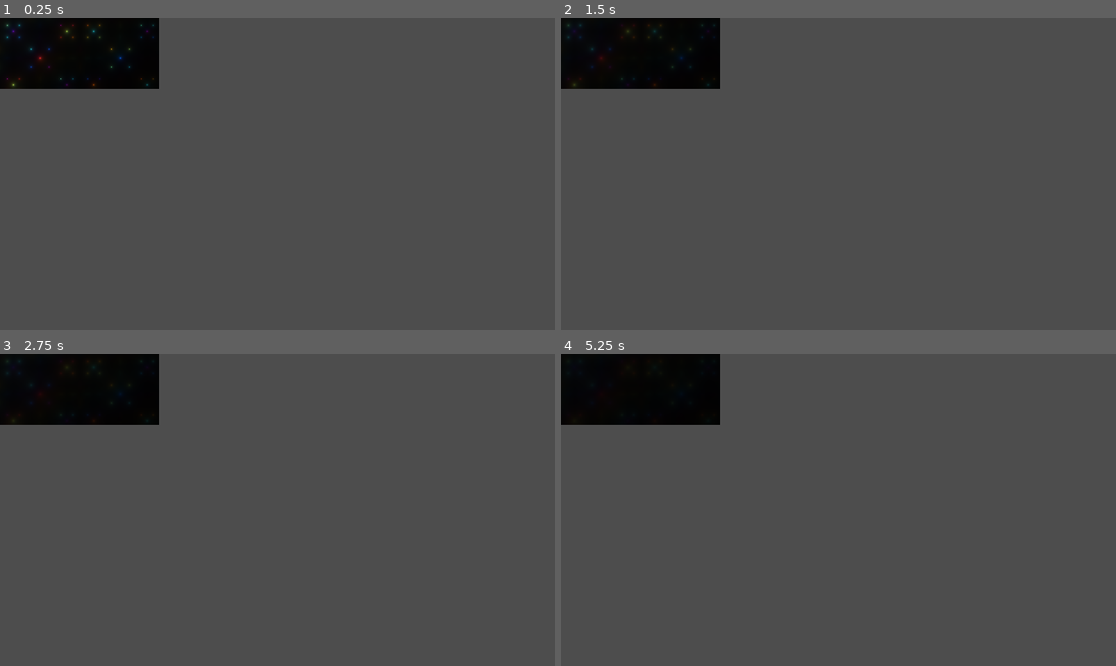
Above: before the commit, frames 1-4 (two rows, left to right).
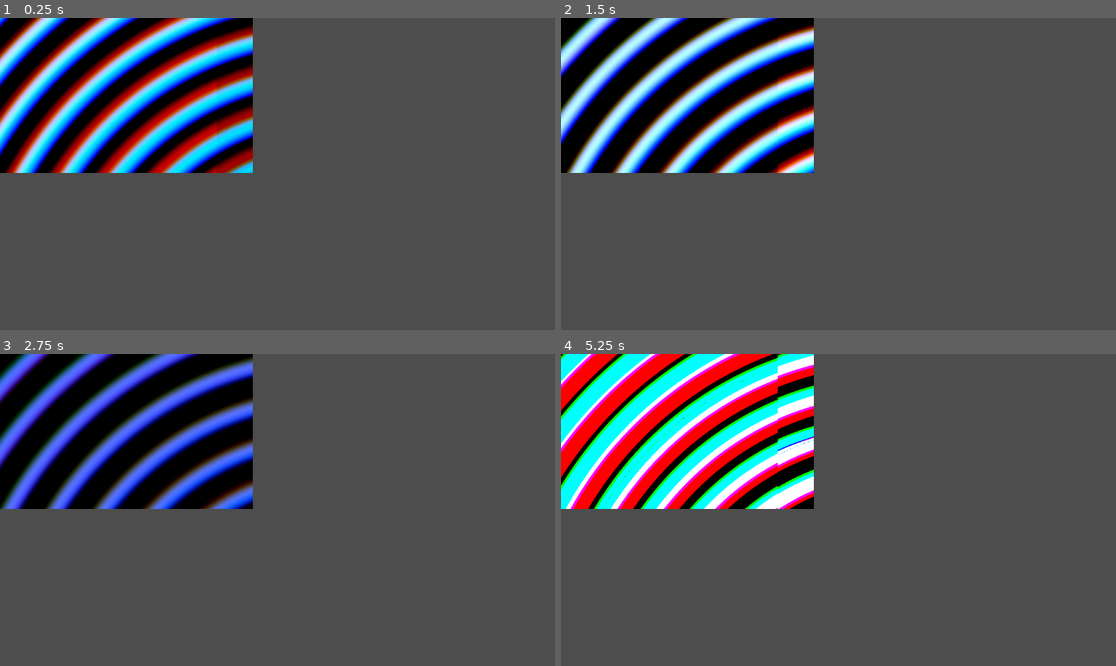
Above: after the commit, the same moments.

Repository: trevyn/shadertest
Game: Godot game, scene res://main.tscn
Two runs of this game, one before a commit and one after it. Both use one fixed random seed, a clock stepped at 60 frames per second and the inputs below. The engine's default icon, where the game draws it, is replaced by a stand-in: a white triangle on a blue panel in a dark square.
Inputs:
- Up to frame 1 (0.25 s): no input
- Up to frame 2 (1.5 s): no input
- Up to frame 3 (2.75 s): no input
- Up to frame 4 (5.25 s): no input

The runs differ from the first frame. In frame 1, 21% of the frame differs, in the area x 0-46%, y 0-50%; in frame 2, 20%; in frame 3, 19%; in frame 4, 22%.

Commit message:
visual grow effect

Diff:
--- a/main.tscn
+++ b/main.tscn
@@ -5,11 +5,13 @@
 
 [sub_resource type="ShaderMaterial" id="ShaderMaterial_8puxc"]
 shader = ExtResource("1_jr8jw")
+shader_parameter/blue = -1.03
+shader_parameter/timescale = 1.78
 
 [node name="Node2D" type="Node2D"]
 
 [node name="Sprite2D" type="Sprite2D" parent="."]
 material = SubResource("ShaderMaterial_8puxc")
-position = Vector2(109, 52.7499)
-scale = Vector2(3.46094, 1.47266)
+position = Vector2(206.25, 140.25)
+scale = Vector2(4.98047, 2.83985)
 texture = ExtResource("2_1scnd")
--- a/shader.gdshader
+++ b/shader.gdshader
@@ -1,36 +1,39 @@
 shader_type canvas_item;
+
+uniform float blue = 1.0;
+uniform float timescale = 2.0;
 
 void vertex() {
 	// Called for every vertex the material is visible on.
 }
 
 vec3 palette( float t ) {
-    vec3 a = vec3(0.5, 0.5, 0.5);
-    vec3 b = vec3(0.5, 0.5, 0.5);
-    vec3 c = vec3(1.0, 1.0, 1.0);
-    vec3 d = vec3(0.263,0.416,0.557);
+    vec3 a = vec3(0., 0., 0.);
+    vec3 b = vec3(0.2, 0.2, 0.5);
+    vec3 c = vec3(blue, 1.0, 1.0);
+    vec3 d = vec3(0.23,0.56,0.57);
 
-    return a + b*cos( 10.28318*(c*t+d) );
+    return a+ b*cos( 38.28318*(c*t+d) );
 }
 
 void fragment() {
 	vec3 iResolution = vec3(1000.0, 1000.0, 0.0);
-    vec2 uv = (FRAGCOORD.xy * 4.0 - iResolution.xy * 2.0) / iResolution.y;
+    vec2 uv = (FRAGCOORD.xy * 2.0 - iResolution.xy * 1.4) / iResolution.y;
     vec2 uv0 = uv;
     vec3 finalColor = vec3(0.0);
-	float iTime = TIME * 0.01;
+	float iTime = TIME * timescale;
 
-    for (float i = 96.0; i < 100.0; i++) {
-        uv = fract(uv * 1.5) - 0.5;
+    for (float i = 91.0; i < 100.0; i++) {
+        uv = fract(uv * .2) - 0.9;
 
-        float d = length(uv) * exp(-length(uv0));
+        float d = length(uv) * exp(-length(uv0)) *0.9;
 
-        vec3 col = palette(length(uv0) + i*.4 + iTime*.4);
+        vec3 col = palette(length(uv0) + i*1. + iTime*.21);
 
-        d = sin(d*8. + iTime)/8.;
+        d = sin(d*0.3 + iTime)/50.;
         d = abs(d);
 
-        d = pow(0.01 / d, 1.2);
+        d = pow(0.5 / d, 1.);
 
         finalColor += col * d *0.05;
     }
